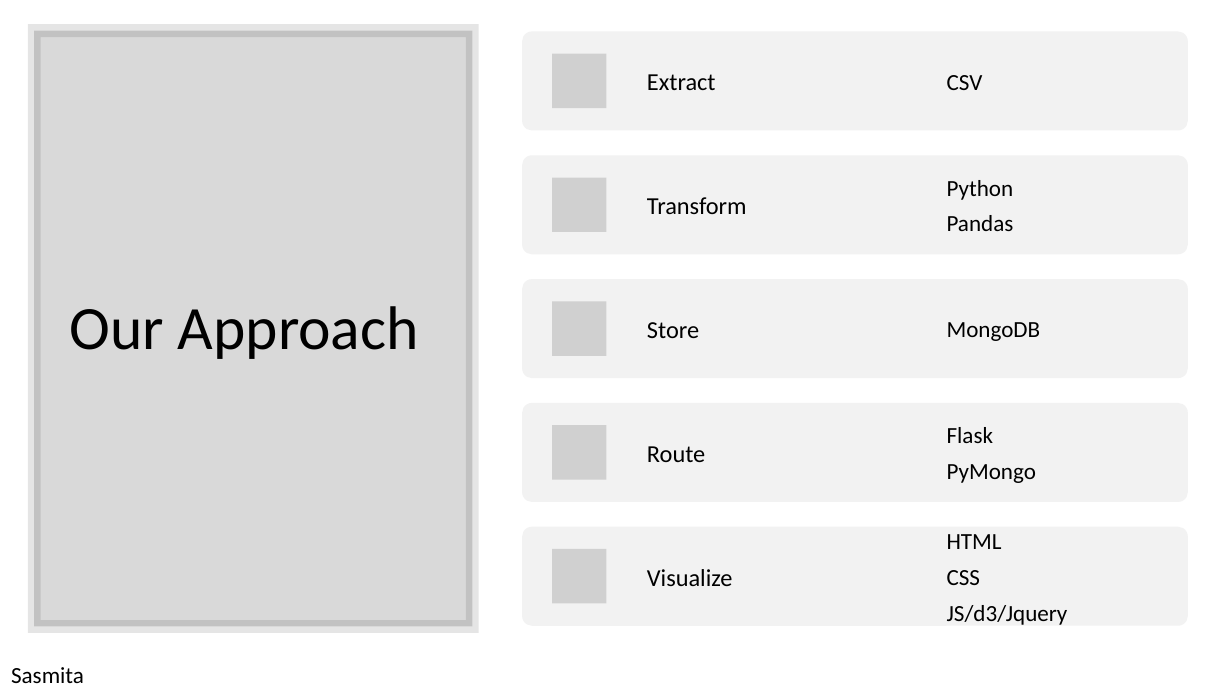
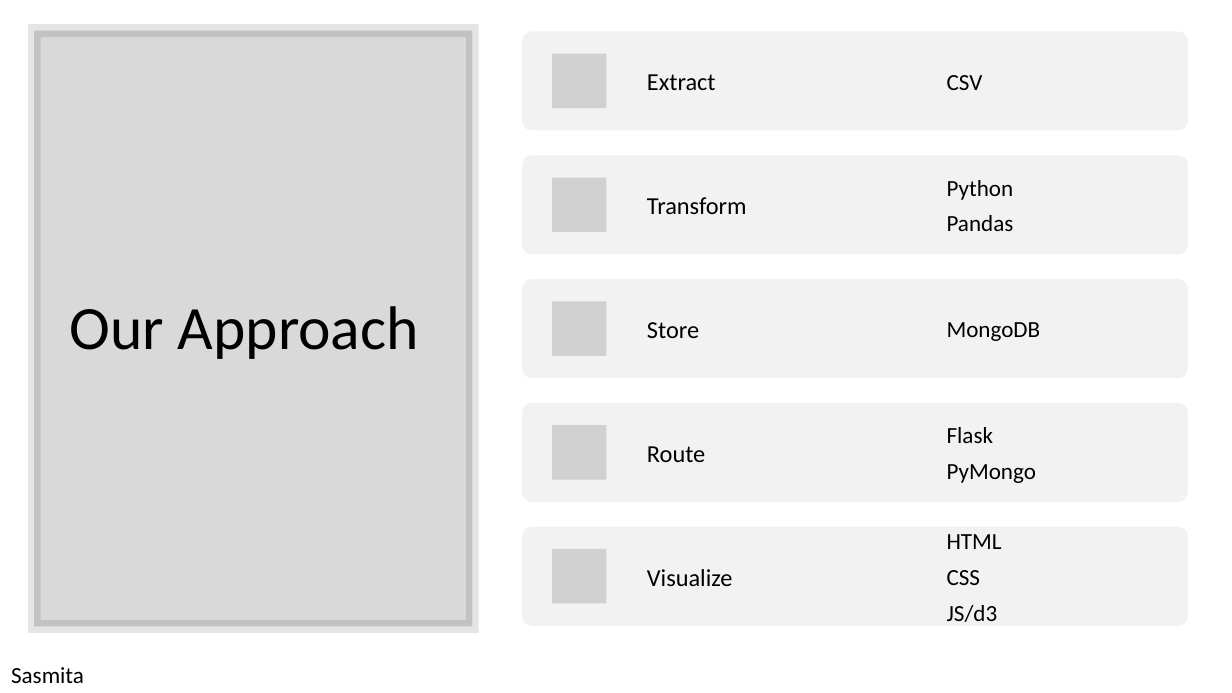
Before and after one commit to Sasmita28/city-service, a slide deck: slide 9 of citi_data/BootcampProject2Presentation.pptx (slide 10 before the commit). Drawn at 1232x693 pixels with LibreOffice and Linux fonts; fonts in the diff are those of the drawing; grey boxes stand for pictures. Boxes give left, top, right and bottom in pixels: in the first picture for what was removed or moved away, otherwise in the second. Text is boxed around its words. In the diff, an @@ line names an element or a change of style, - is before the commit and + after.

Commit message:
edited presentation

```diff
--- a/citi_data/BootcampProject2Presentation.pptx
+++ b/citi_data/BootcampProject2Presentation.pptx
@@ text at [947,605,998,622]: text changed @@
-JS/d3/Jquery
+JS/d3
```
